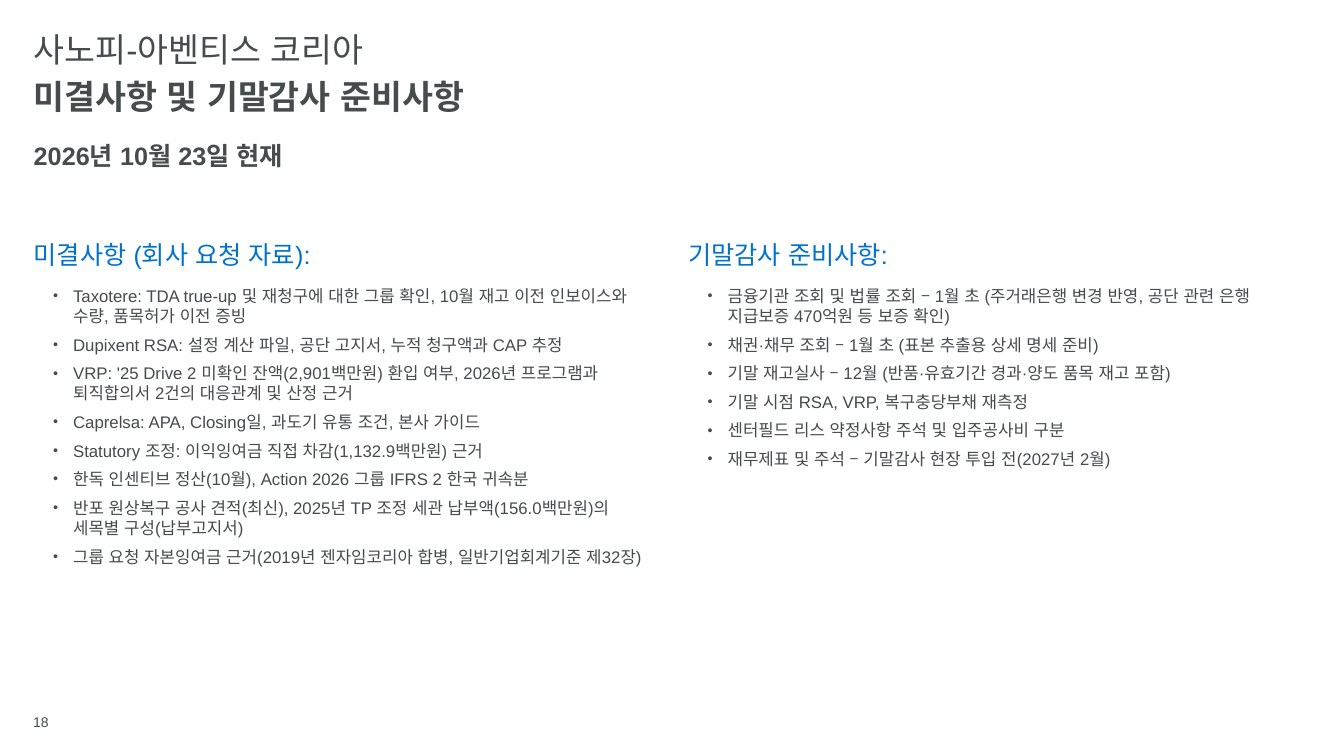
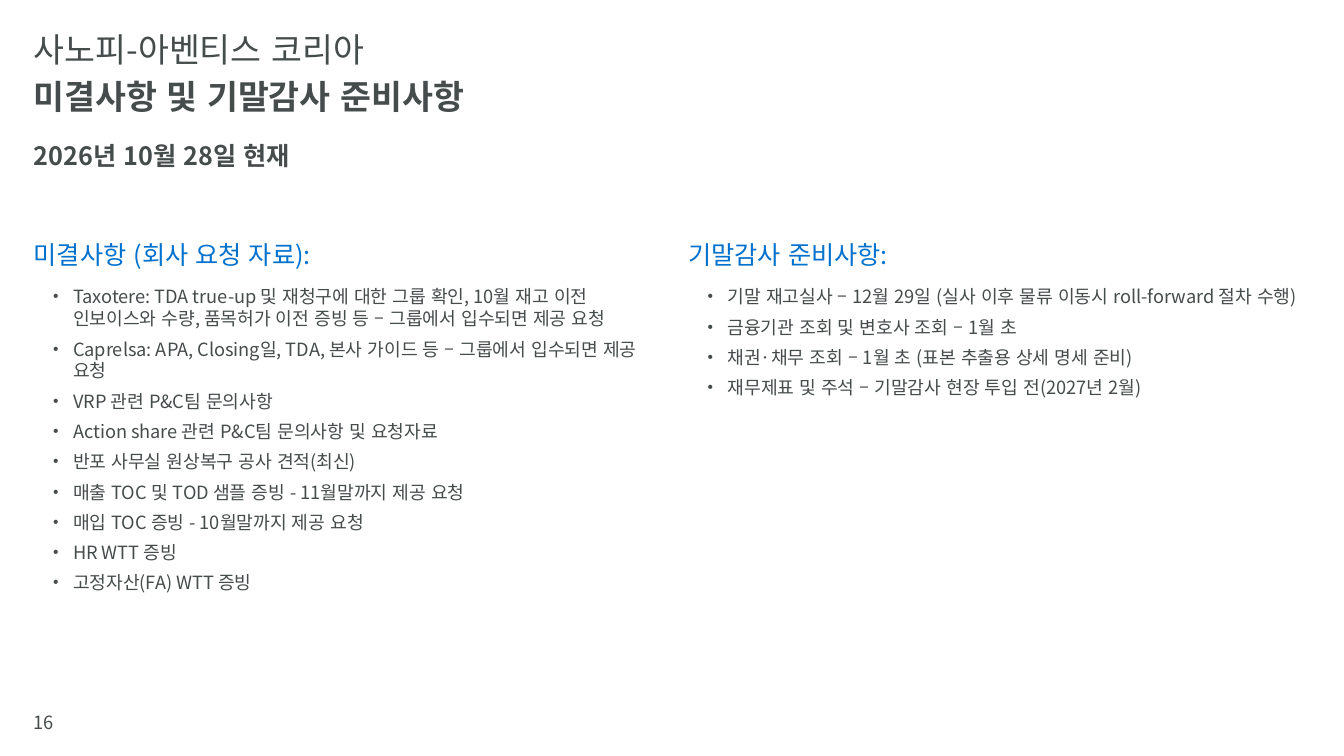
Before and after one commit to hansesle-maker/code, a slide deck: slide 16 of deliverables/SAK_FY2026_Interim_Closing_KO.pptx (slide 18 before the commit). Drawn at 1344x756 pixels with LibreOffice and Linux fonts; fonts in the diff are those of the drawing; background and template pictures are left out. Boxes give left, top, right and bottom in pixels: in the first picture for what was removed or moved away, otherwise in the second. Text is boxed around its words. In the diff, an @@ line names an element or a change of style, - is before the commit and + after.

```diff
--- a/deliverables/SAK_FY2026_Interim_Closing_KO.pptx
+++ b/deliverables/SAK_FY2026_Interim_Closing_KO.pptx
@@ text at bbox=[34, 144, 289, 167]: text changed; font Arial to Noto Sans CJK KR @@
-2026년 10월 23일 현재
+2026년 10월 28일 현재
@@ text "미결사항 (회사 요청 자료):" at bbox=[34, 243, 311, 269]: font Arial to Noto Sans CJK KR @@
@@ text at bbox=[73, 288, 636, 593]: text changed; size 12 to 13 pt; font Arial to Noto Sans CJK KR @@
-  • Taxotere: TDA true-up 및 재청구에 대한 그룹 확인, 10월 재고 이전 인보이스와 수량, 품목허가 이전 증빙
-  • Dupixent RSA: 설정 계산 파일, 공단 고지서, 누적 청구액과 CAP 추정
-  • VRP: '25 Drive 2 미확인 잔액(2,901백만원) 환입 여부, 2026년 프로그램과 퇴직합의서 2건의 대응관계 및 산정 근거
-  • Caprelsa: APA, Closing일, 과도기 유통 조건, 본사 가이드
-  • Statutory 조정: 이익잉여금 직접 차감(1,132.9백만원) 근거
-  • 한독 인센티브 정산(10월), Action 2026 그룹 IFRS 2 한국 귀속분
-  • 반포 원상복구 공사 견적(최신), 2025년 TP 조정 세관 납부액(156.0백만원)의 세목별 구성(납부고지서)
-  • 그룹 요청 자본잉여금 근거(2019년 젠자임코리아 합병, 일반기업회계기준 제32장)
+  • Taxotere: TDA true-up 및 재청구에 대한 그룹 확인, 10월 재고 이전 인보이스와 수량, 품목허가 이전 증빙 등 – 그룹에서 입수되면 제공 요청
+  • Caprelsa: APA, Closing일, TDA, 본사 가이드 등 – 그룹에서 입수되면 제공 요청
+  • VRP 관련 P&C팀 문의사항
+  • Action share 관련 P&C팀 문의사항 및 요청자료
+  • 반포 사무실 원상복구 공사 견적(최신)
+  • 매출 TOC 및 TOD 샘플 증빙 - 11월말까지 제공 요청
+  • 매입 TOC 증빙 - 10월말까지 제공 요청
+  • HR WTT 증빙
+  • 고정자산(FA) WTT 증빙
@@ text at bbox=[728, 288, 1297, 336]: text changed; size 12 to 13 pt; font Arial to Noto Sans CJK KR @@
-  • 금융기관 조회 및 법률 조회 – 1월 초 (주거래은행 변경 반영, 공단 관련 은행 지급보증 470억원 등 보증 확인)
+  • 기말 재고실사 – 12월 29일 (실사 이후 물류 이동시 roll-forward 절차 수행)
+  • 금융기관 조회 및 변호사 조회 – 1월 초
@@ text at bbox=[728, 349, 1141, 398]: size 12 to 13 pt, font Arial to Noto Sans CJK KR in "채권·채무 조회 – 1월 초 (표본 추출용 ...", "재무제표 및 주석 – 기말감사 현장 투입 ..." @@
@@ text at bbox=[728, 365, 1171, 438]: paragraphs removed @@
-  • 기말 재고실사 – 12월 (반품·유효기간 경과·양도 품목 재고 포함)
-  • 기말 시점 RSA, VRP, 복구충당부채 재측정
-  • 센터필드 리스 약정사항 주석 및 입주공사비 구분
@@ page number at bbox=[33, 715, 53, 729]: text changed; size 10 to 13 pt; font Arial to Noto Sans CJK KR @@
-18
+16
```
Also in this commit, not shown: 15 other slides changed, 2 slides removed, 1 other file.
